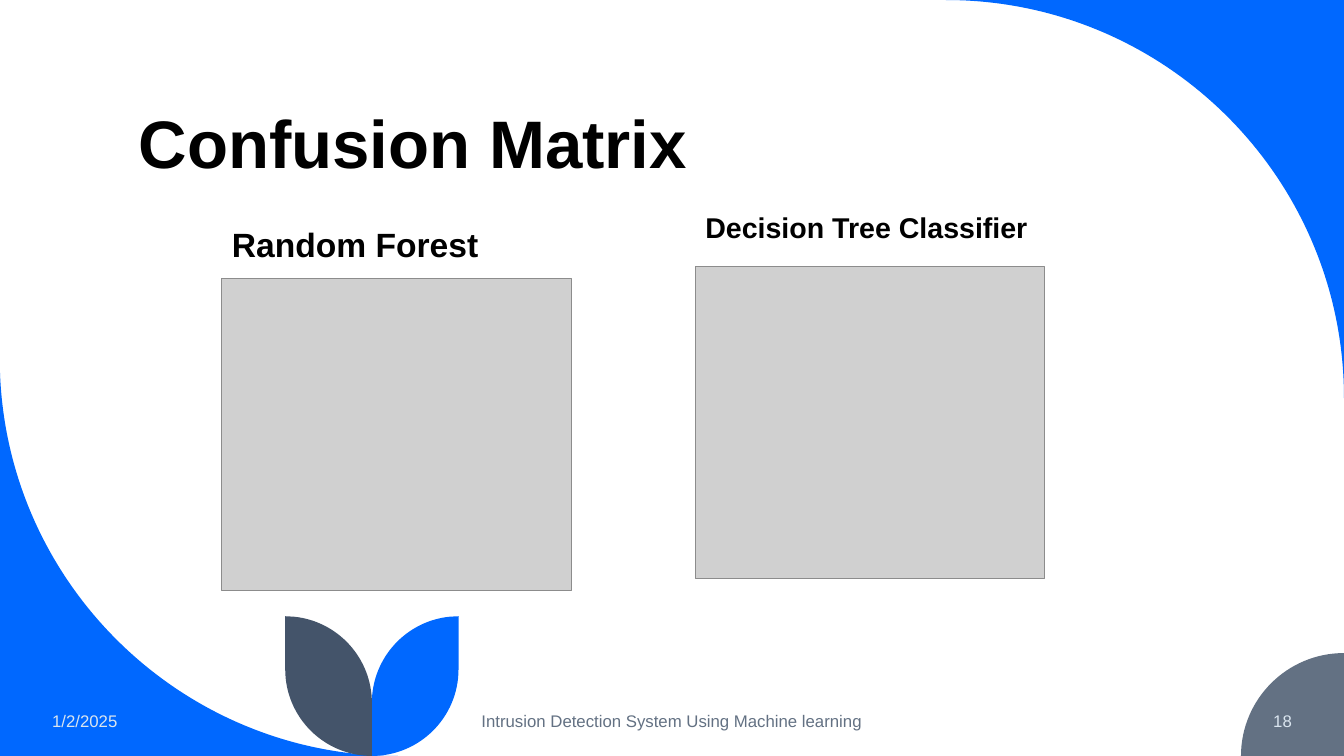
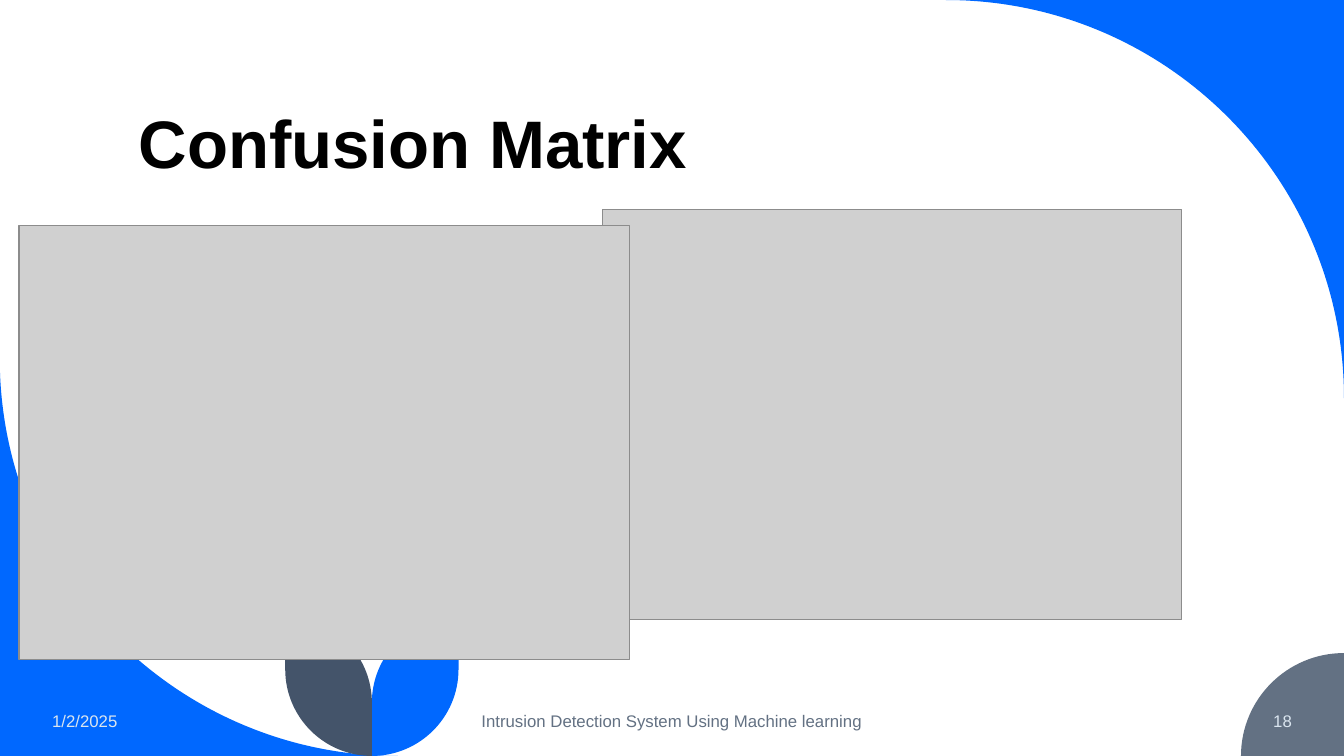
Before and after one commit to ayushale/MSc_Dissertation_Project, a slide deck: slide 18 of PresentationSlides/240016074_AyushAle_Presentation_Prevention of cyber-attack using Intrusion detection system with Machine Learning Algorithmppt.pptx. Drawn at 1344x756 pixels with LibreOffice and Linux fonts; fonts in the diff are those of the drawing; grey boxes stand for pictures. Boxes give left, top, right and bottom in pixels: in the first picture for what was removed or moved away, otherwise in the second. Text is boxed around its words. In the diff, an @@ line names an element or a change of style, - is before the commit and + after.

```diff
--- a/PresentationSlides/240016074_AyushAle_Presentation_Prevention of cyber-attack using Intrusion detection system with Machine Learning Algorithmppt.pptx
+++ b/PresentationSlides/240016074_AyushAle_Presentation_Prevention of cyber-attack using Intrusion detection system with Machine Learning Algorithmppt.pptx
@@ picture added at box(19, 225, 629, 660) @@
@@ text removed at box(232, 232, 479, 258) @@
-Random Forest
@@ picture added at box(603, 210, 1183, 620) @@
@@ text removed at box(705, 217, 1028, 239) @@
-Decision Tree Classifier
@@ picture removed at box(696, 267, 1046, 579) @@
@@ picture removed at box(222, 278, 572, 590) @@
```
Also in this commit, not shown: 4 other slides changed, 1 other file.
